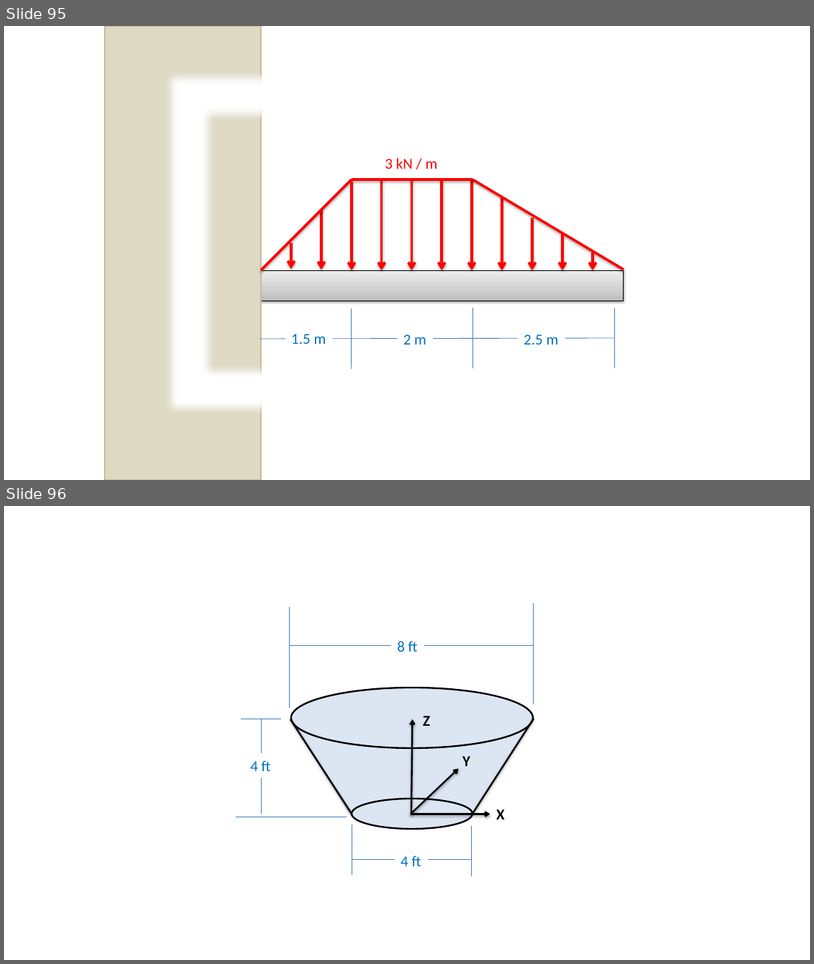
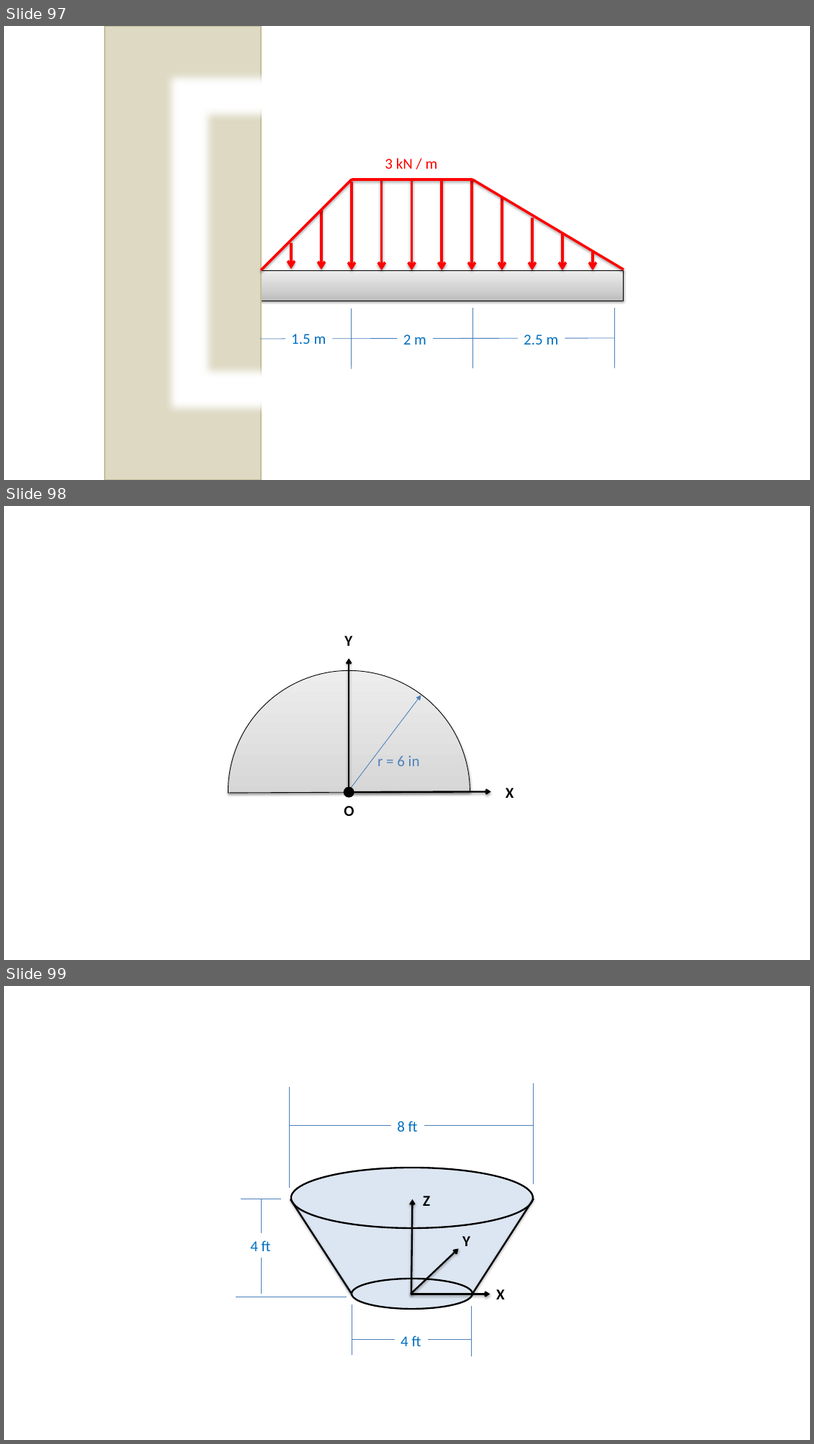
Before and after one commit to JacobMoore/mechanics_textbook, a slide deck: Homework Problems/Homework_Diagrams.pptx. Shown one above the other, each under a label of ours: slides 95 and 96 before the commit, slides 97, 98 and 99 after it. The pictures are 814x964 and 814x1444 pixels, drawn with LibreOffice and Linux fonts; fonts in the diff are those of the drawing. Boxes give left, top, right and bottom in pixels: in the first picture for what was removed or moved away, otherwise in the second. Text is boxed around its words. In the diff, an @@ line names an element or a change of style, - is before the commit and + after.

```diff
--- a/Homework Problems/Homework_Diagrams.pptx
+++ b/Homework Problems/Homework_Diagrams.pptx
@@ slide 98 added at [4,506,810,960], background #FFFFFF @@
@@ text added at [345,636,352,646], 18 pt, text #000000, bold @@
+Y
@@ chord (boxed as its full ellipse) added at [229,671,471,913], fill gradient #BDBDBD to #D1D1D1 to #EEEEEE, outline #000000 0.75 pt @@
@@ arrow added from (349, 792) to (349, 659), #000000 2 pt @@
@@ arrow added from (350, 790) to (422, 695), #4B7EBC 0.75 pt @@
@@ text added at [378,755,420,766], 18 pt, text #4F81BD @@
+r = 6 in
@@ text added at [344,806,354,816], 18 pt, text #000000, bold @@
+O
@@ ellipse added at [345,788,354,796], fill #000000, outline #000000 2 pt @@
@@ arrow added from (348, 792) to (491, 792), #000000 2 pt @@
@@ text added at [506,788,514,798], 18 pt, text #000000, bold @@
+X
@@ what was slide 95 is now slide 97 @@
@@ what was slide 96 is now slide 99 @@
```
Also in this commit, not shown: 4 other slides added, 13 other files.
